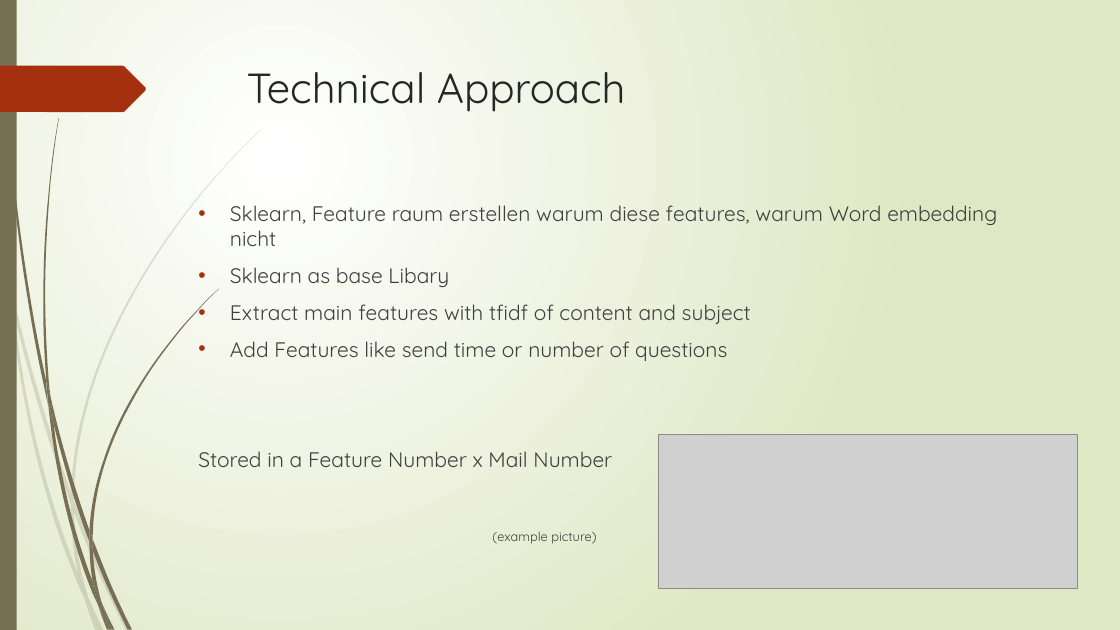
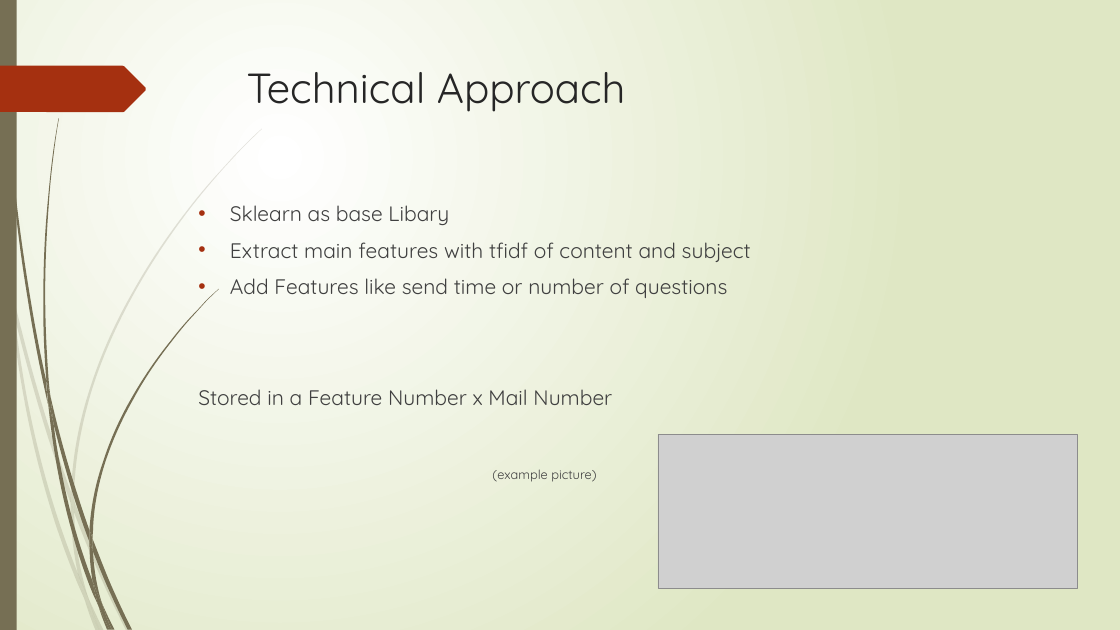
Before and after one commit to Bilobu/BachelorKI, a slide deck: slide 7 of Presentation.pptx. Drawn at 1120x630 pixels with LibreOffice and Linux fonts; fonts in the diff are those of the drawing; grey boxes stand for pictures. Boxes give left, top, right and bottom in pixels: in the first picture for what was removed or moved away, otherwise in the second. Text is boxed around its words. In the diff, an @@ line names an element or a change of style, - is before the commit and + after.

```diff
--- a/Presentation.pptx
+++ b/Presentation.pptx
@@ text at box(230, 205, 997, 246): paragraph removed @@
-• Sklearn, Feature raum erstellen warum diese features, warum Word embedding nicht
```
Also in this commit, not shown: 7 other slides changed, 1 slide added, 1 slide removed.
